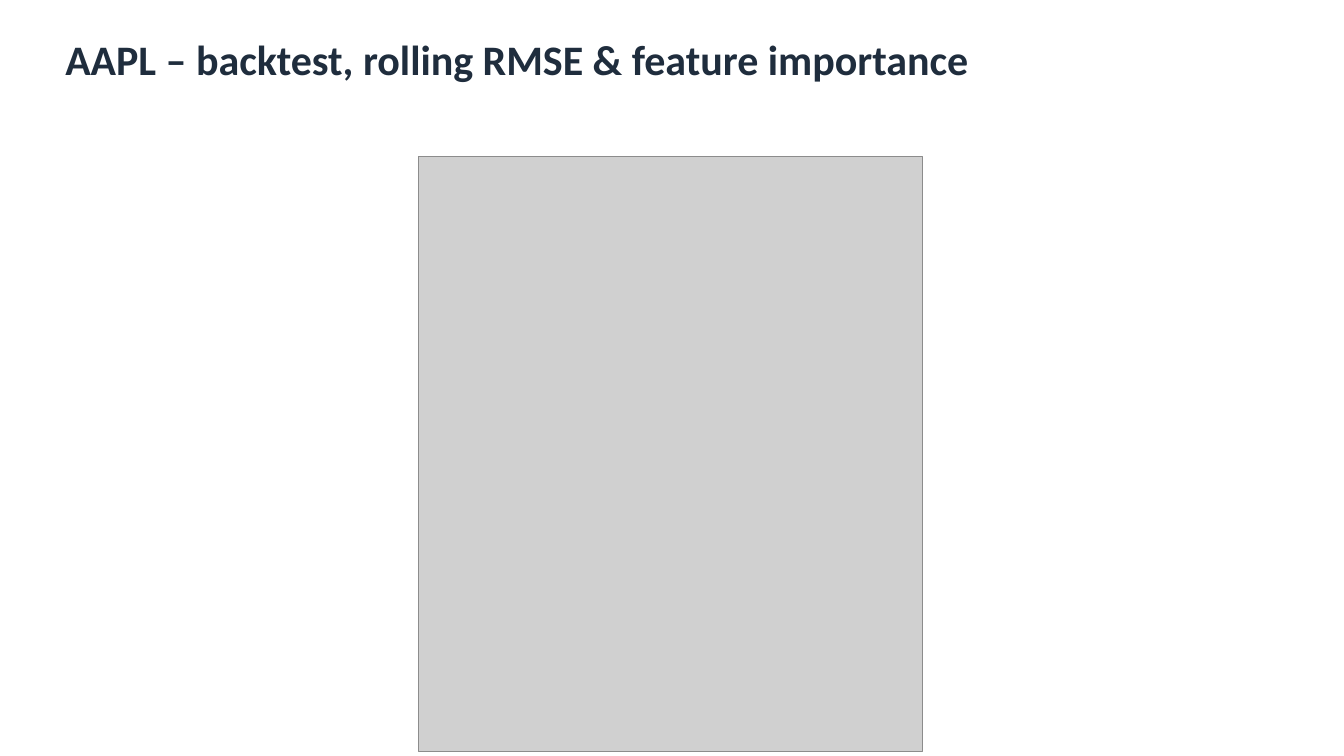
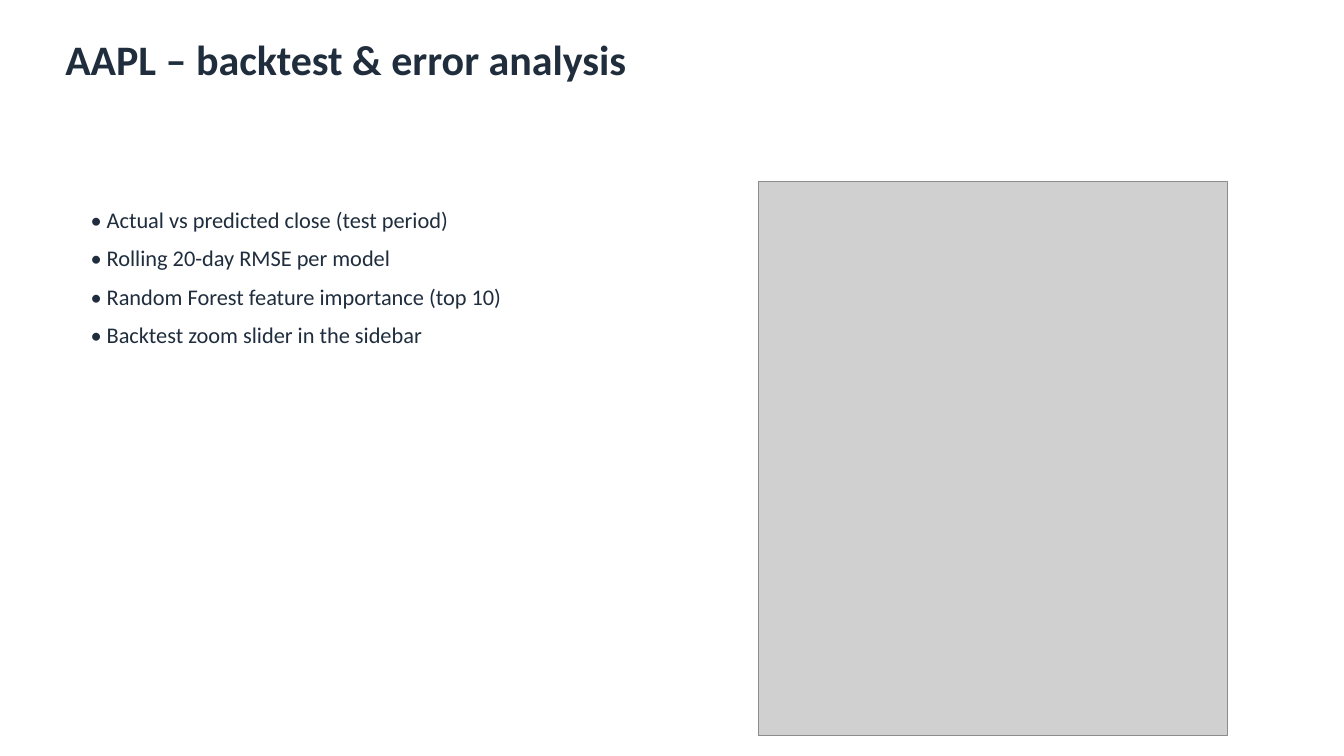
Before and after one commit to jaismine19/NextClose, a slide deck: slide 13 of docs/CSIS4260_Assignment1_Dashboard_Screenshots.pptx. Drawn at 1344x756 pixels with LibreOffice and Linux fonts; fonts in the diff are those of the drawing; grey boxes stand for pictures. Boxes give left, top, right and bottom in pixels: in the first picture for what was removed or moved away, otherwise in the second. Text is boxed around its words. In the diff, an @@ line names an element or a change of style, - is before the commit and + after.

Commit message:
Fix dashboard screenshots in the deck: scale images to fit the slide and add description bullets

```diff
--- a/docs/CSIS4260_Assignment1_Dashboard_Screenshots.pptx
+++ b/docs/CSIS4260_Assignment1_Dashboard_Screenshots.pptx
@@ text at (65, 45, 627, 82): text changed @@
-AAPL – backtest, rolling RMSE & feature importance
+AAPL – backtest & error analysis
@@ picture: place and size @@
-picture at (418, 156, 923, 751)
+picture at (758, 181, 1228, 736)
@@ text added at (107, 212, 501, 343), 16 pt, text #1F2D3D @@
+• Actual vs predicted close (test period)
+• Rolling 20-day RMSE per model
+• Random Forest feature importance (top 10)
+• Backtest zoom slider in the sidebar
```
Also in this commit, not shown: 3 other slides changed, 2 slides added, 2 slides removed, 1 other file.
